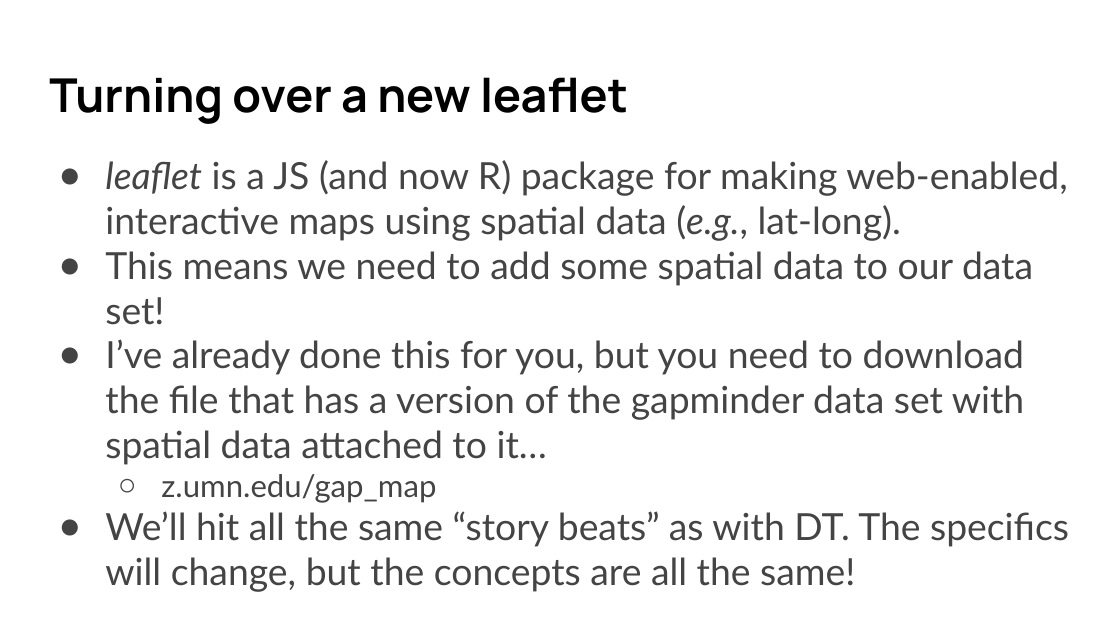
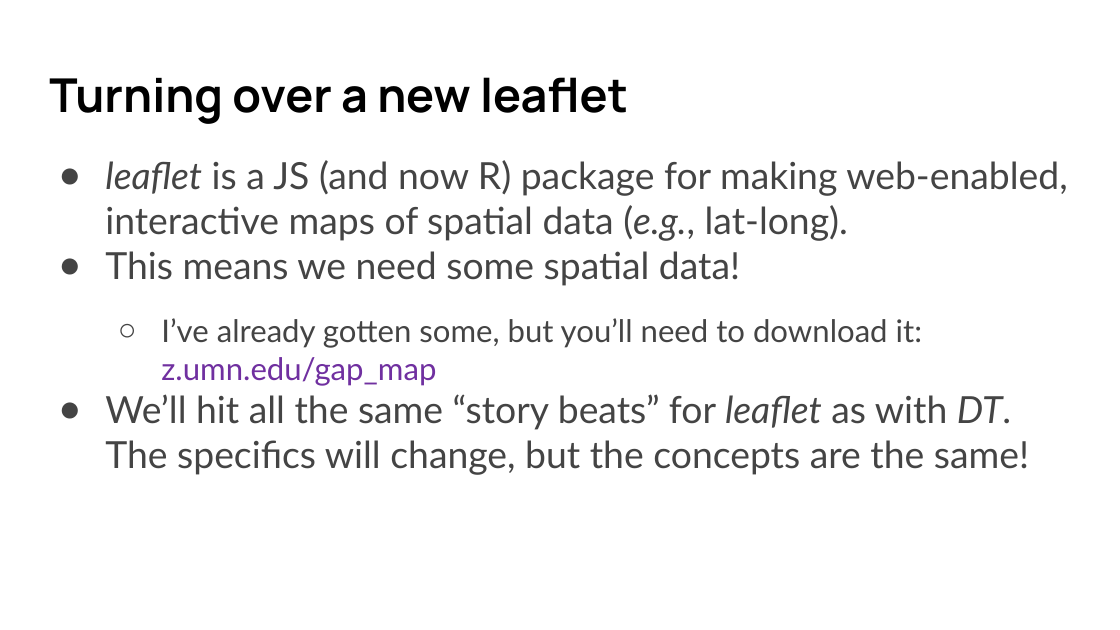
Before and after one commit to umn-dash/r-shiny, a slide deck: slide 53 of instructors/files/SWC slides R Shiny 2024 Fall.pptx. Drawn at 1120x630 pixels with LibreOffice and Linux fonts; fonts in the diff are those of the drawing. Boxes give left, top, right and bottom in pixels: in the first picture for what was removed or moved away, otherwise in the second. Text is boxed around its words. In the diff, an @@ line names an element or a change of style, - is before the commit and + after.

```diff
--- a/instructors/files/SWC slides R Shiny 2024 Fall.pptx
+++ b/instructors/files/SWC slides R Shiny 2024 Fall.pptx
@@ text at bbox=[105, 160, 1067, 475]: text changed @@
-● leaflet is a JS (and now R) package for making web-enabled, interactive maps using spatial data (e.g., lat-long).
-● This means we need to add some spatial data to our data set!
-● I’ve already done this for you, but you need to download the file that has a version of the gapminder data set with spatial data attached to it…
-  ○ z.umn.edu/gap_map
-● We’ll hit all the same “story beats” as with DT. The specifics will change, but the concepts are all the same!
+● leaflet is a JS (and now R) package for making web-enabled, interactive maps of spatial data (e.g., lat-long).
+● This means we need some spatial data!
+  ○ I’ve already gotten some, but you’ll need to download it: z.umn.edu/gap_map
+● We’ll hit all the same “story beats” for leaflet as with DT. The specifics will change, but the concepts are the same!
```
Also in this commit, not shown: 2 other slides changed, 7 slides added, 18 other files.
